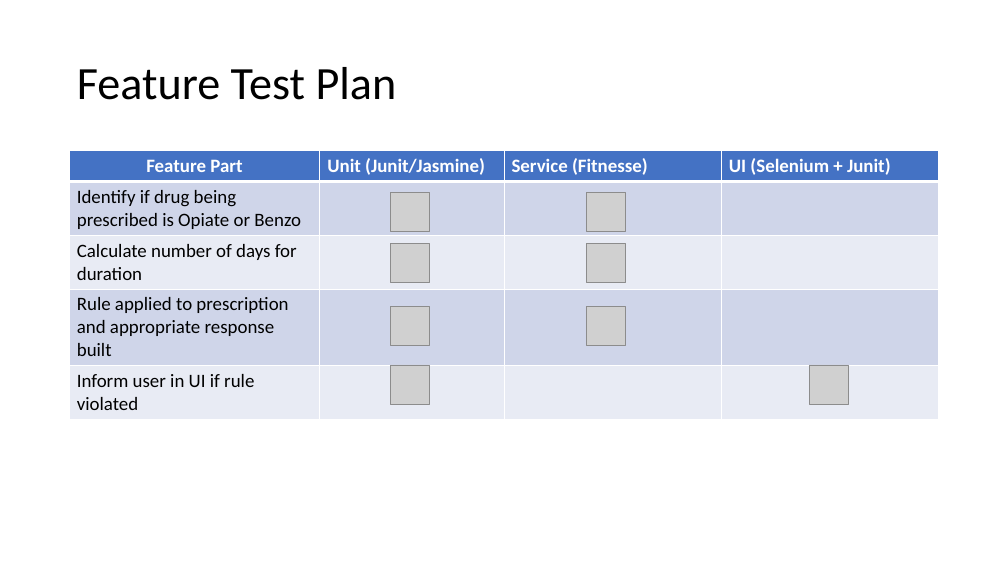
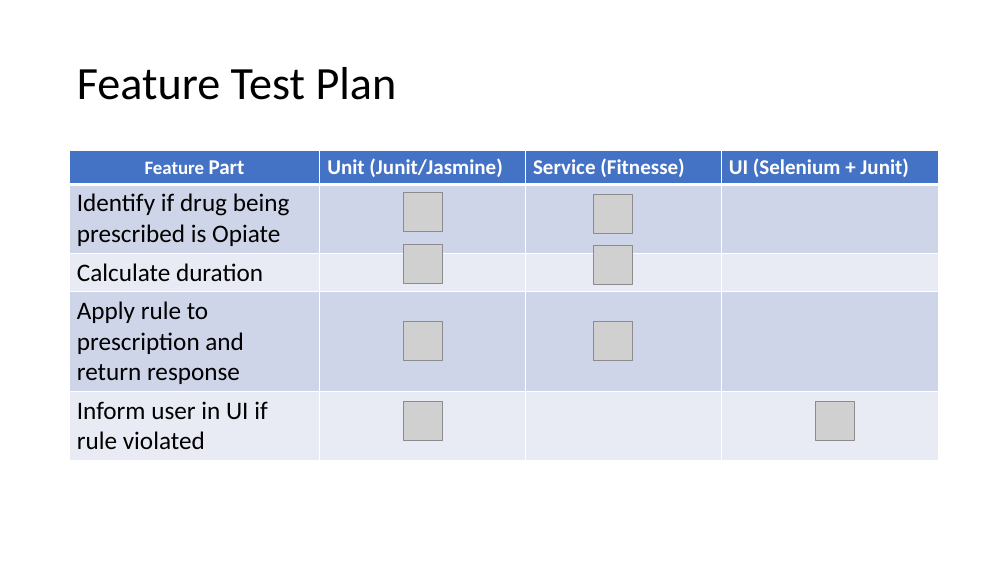
Before and after one commit to weaverj/testpyramidexample, a slide deck: slide 8 of Test Pyramid Presentation.pptx. Drawn at 1008x567 pixels with LibreOffice and Linux fonts; fonts in the diff are those of the drawing; grey boxes stand for pictures; background and template pictures are left out. Boxes give left, top, right and bottom in pixels: in the first picture for what was removed or moved away, otherwise in the second. Text is boxed around its words. In the diff, an @@ line names an element or a change of style, - is before the commit and + after.

Commit message:
presentation changes

```diff
--- a/Test Pyramid Presentation.pptx
+++ b/Test Pyramid Presentation.pptx
@@ table at box(70, 151, 939, 456) @@
-row 2, column 1: Identify if drug being prescribed is Opiate or Benzo
+row 2, column 1: Identify if drug being prescribed is Opiate
-row 3, column 1: Calculate number of days for duration
+row 3, column 1: Calculate duration
-row 4, column 1: Rule applied to prescription and appropriate response built
+row 4, column 1: Apply rule to prescription and return response
@@ size 18 to 20 pt in "Part", "Unit (Junit/Jasmine)", "Service (Fitnesse)", "UI (Selenium + Junit)" @@
@@ size 18 to 24 pt in "Inform user in UI if rule violated" @@
@@ picture: place and size @@
-picture at box(391, 193, 430, 232)
+picture at box(404, 192, 443, 231)
@@ picture: place and size @@
-picture at box(587, 193, 626, 232)
+picture at box(594, 194, 633, 234)
@@ picture: place and size @@
-picture at box(391, 243, 430, 283)
+picture at box(404, 244, 443, 284)
@@ picture: place and size @@
-picture at box(587, 243, 626, 283)
+picture at box(594, 246, 633, 285)
@@ picture: place and size @@
-picture at box(391, 306, 430, 346)
+picture at box(404, 321, 443, 361)
@@ picture: place and size @@
-picture at box(587, 306, 626, 346)
+picture at box(594, 321, 633, 361)
@@ picture: place and size @@
-picture at box(391, 365, 430, 405)
+picture at box(404, 402, 443, 441)
@@ picture: place and size @@
-picture at box(809, 365, 848, 405)
+picture at box(816, 402, 855, 441)
```
Also in this commit, not shown: 9 other slides changed.
